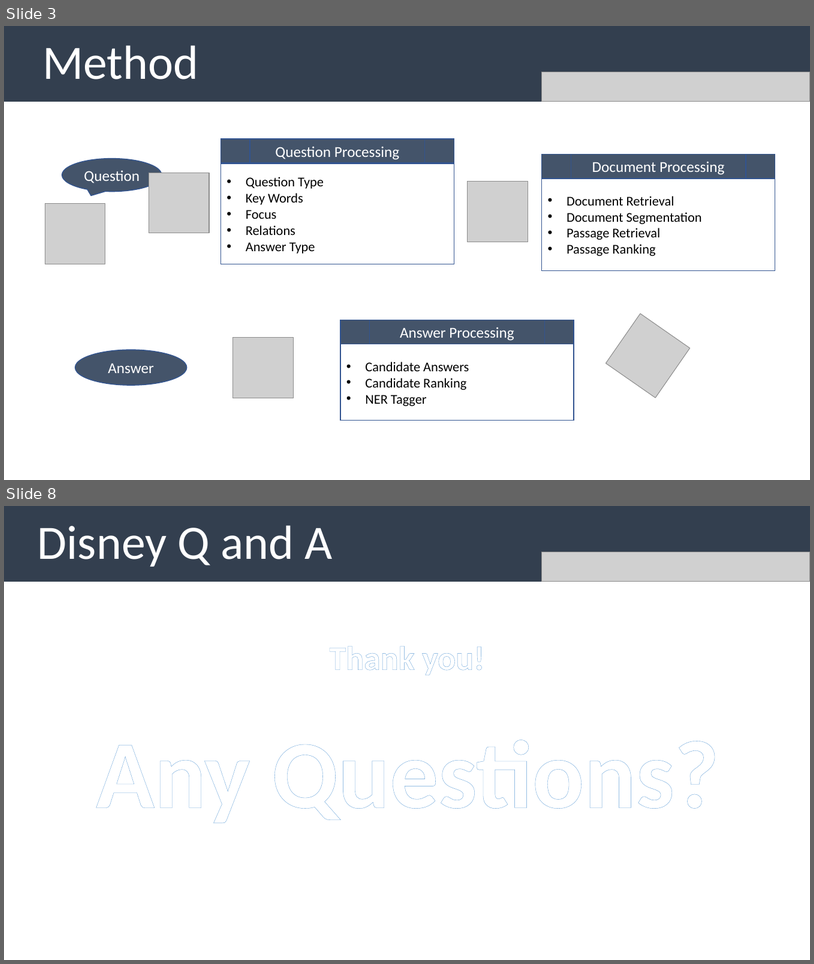
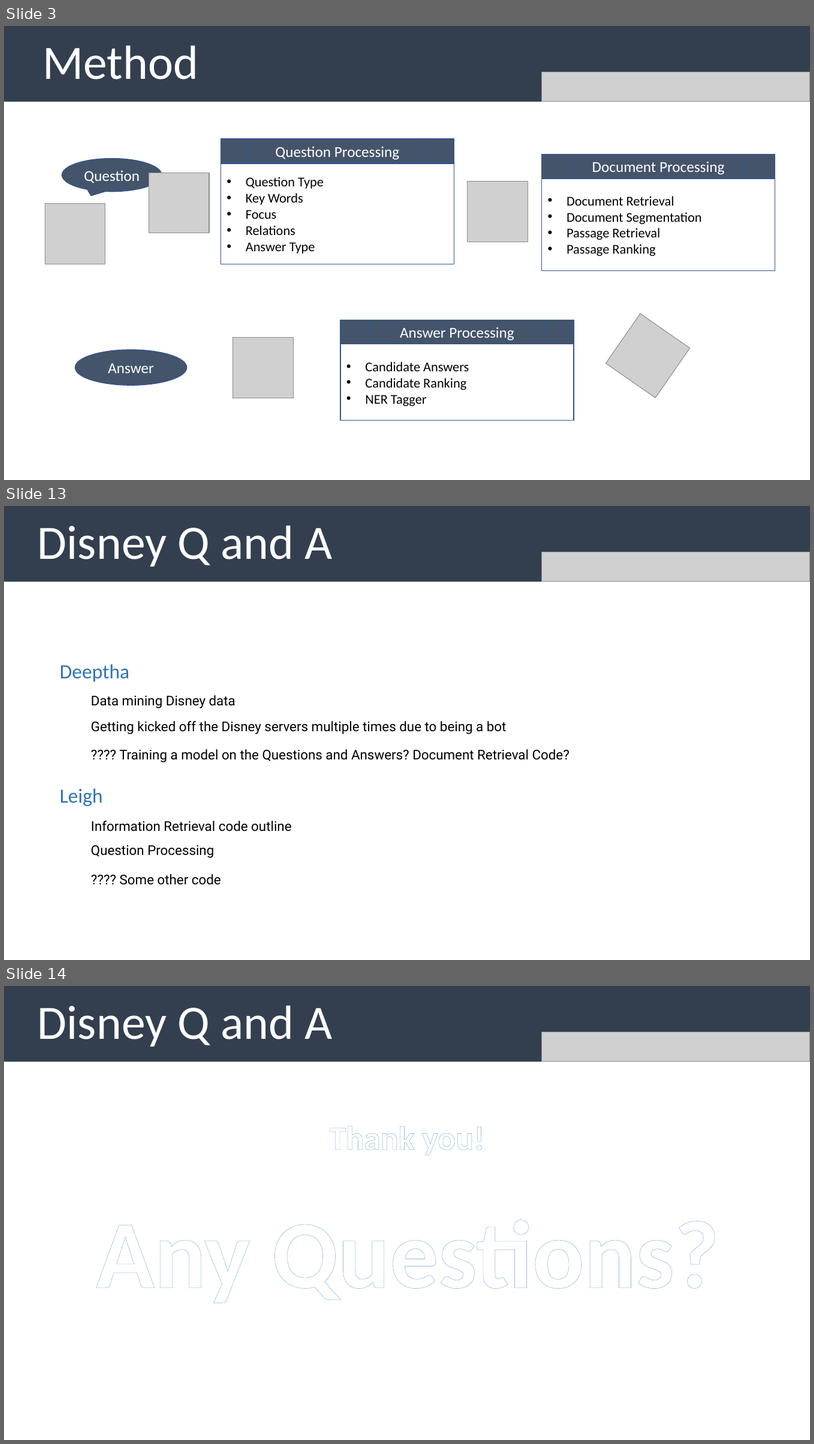
Before and after one commit to uabinf/nlp-group-project-fall-2020-disneyqanda, a slide deck: disneyqanda.pptx. Shown one above the other, each under a label of ours: slides 3 and 8 before the commit, slides 3, 13 and 14 after it; the slides between them are not shown. The pictures are 814x964 and 814x1444 pixels, drawn with LibreOffice and Linux fonts; fonts in the diff are those of the drawing; grey boxes stand for pictures. Boxes give left, top, right and bottom in pixels: in the first picture for what was removed or moved away, otherwise in the second. Text is boxed around its words. In the diff, an @@ line names an element or a change of style, - is before the commit and + after.

```diff
--- a/disneyqanda.pptx
+++ b/disneyqanda.pptx
@@ slide 13 added at [4,506,810,960], background #FFFFFF @@
@@ rectangle added at [4,506,810,582], fill #333F50, 57 pt, text #FFFFFF @@
+Disney Q and A
@@ picture added at [542,552,810,582] @@
@@ text added at [60,664,130,682], 24 pt, text #2E75B6 @@
+Deeptha
@@ text added at [91,695,236,708], 16 pt, text #000000 @@
+Data mining Disney data
@@ text added at [91,721,507,734], 16 pt, text #000000 @@
+Getting kicked off the Disney servers multiple times due to being a bot
@@ text added at [119,749,570,762], 16 pt, text #000000 @@
+???? Training a model on the Questions and Answers? Document Retrieval Code?
@@ text added at [60,788,103,806], 24 pt, text #2E75B6 @@
+Leigh
@@ text added at [91,820,291,831], 16 pt, text #000000 @@
+Information Retrieval code outline
@@ text added at [91,845,214,858], 16 pt, text #000000 @@
+Question Processing
@@ text added at [120,874,221,885], 16 pt, text #000000 @@
+???? Some other code
@@ what was slide 8 is now slide 14 @@
```
Also in this commit, not shown: 5 slides changed, 5 other slides added.
